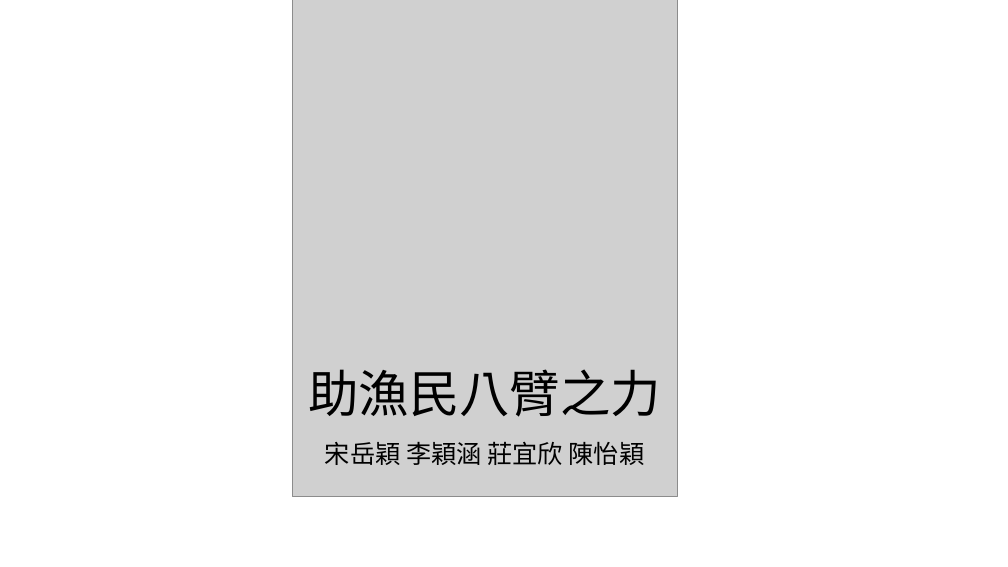
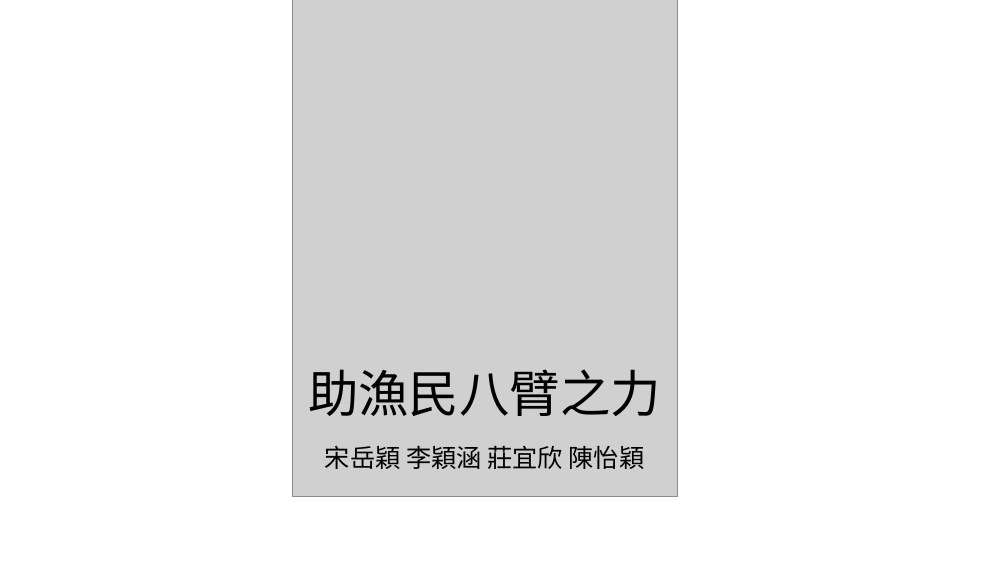
Before and after one commit to Fishachthon2018/ursula1, a slide deck: slide 1 of Ursula.pptx. Drawn at 1008x567 pixels with LibreOffice and Linux fonts; fonts in the diff are those of the drawing; grey boxes stand for pictures. Boxes give left, top, right and bottom in pixels: in the first picture for what was removed or moved away, otherwise in the second. Text is boxed around its words. In the diff, an @@ line names an element or a change of style, - is before the commit and + after.

Commit message:
upload the slides in pdf format

```diff
--- a/Ursula.pptx
+++ b/Ursula.pptx
@@ text "助漁民八臂之力" at bbox=[308, 369, 661, 416]: line spacing 0.9 to 1 @@
@@ text "宋岳穎 李穎涵 莊宜欣 陳怡穎" at bbox=[325, 446, 645, 469]: line spacing 0.9 to 1 @@
```
Also in this commit, not shown: 3 other slides changed, 1 other file.
